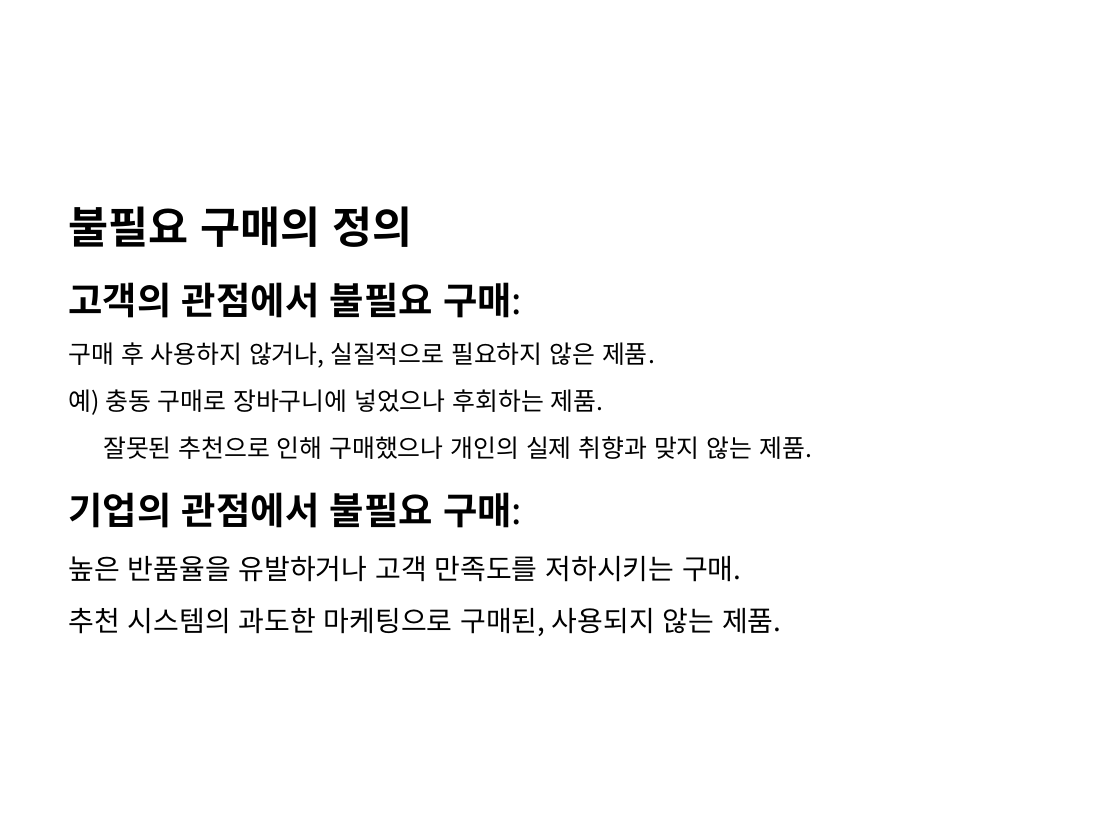
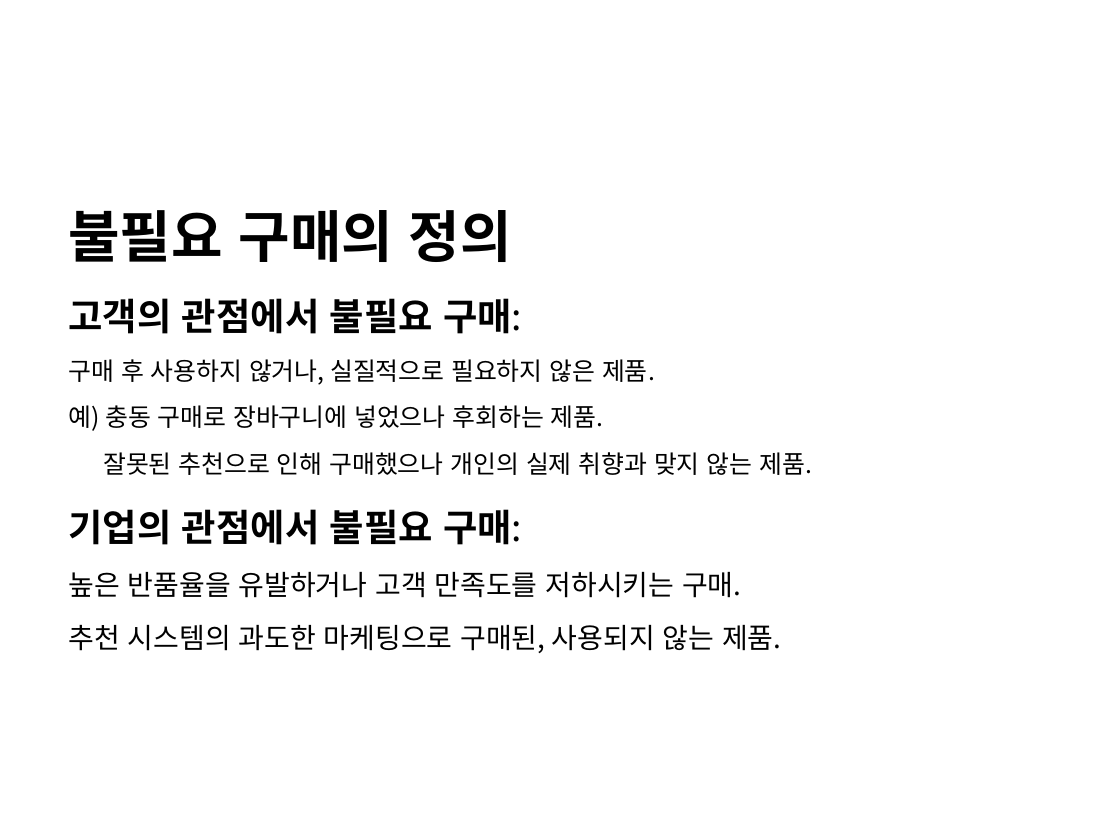
Before and after one commit to WasVelinn/1stPerSonalProjecT, a slide deck: slide 3 of 프레젠테이션1.pptx. Drawn at 1120x840 pixels with LibreOffice and Linux fonts; fonts in the diff are those of the drawing. Boxes give left, top, right and bottom in pixels: in the first picture for what was removed or moved away, otherwise in the second. Text is boxed around its words. In the diff, an @@ line names an element or a change of style, - is before the commit and + after.

```diff
--- a/프레젠테이션1.pptx
+++ b/프레젠테이션1.pptx
@@ text at (68, 210, 512, 262): size 28 to 36 pt in "불필요 구매의 정의"; more space between paragraphs @@
```
Also in this commit, not shown: 10 other slides changed, 4 slides added, 3 slides removed, 8 other files.
